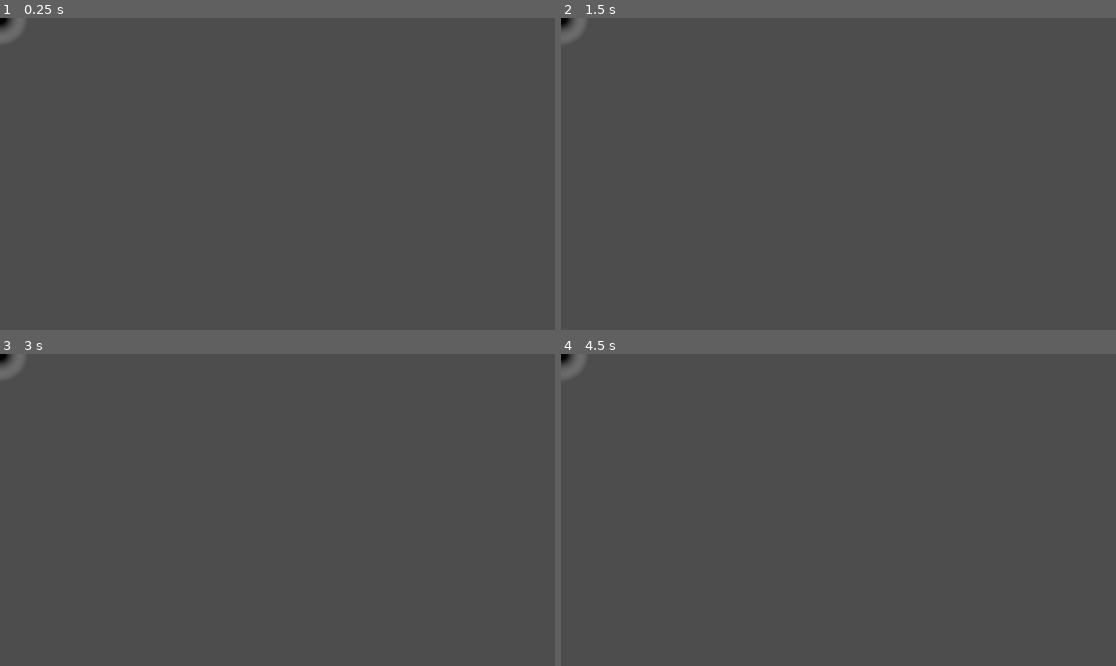
Above: before the commit, frames 1-4 (two rows, left to right).
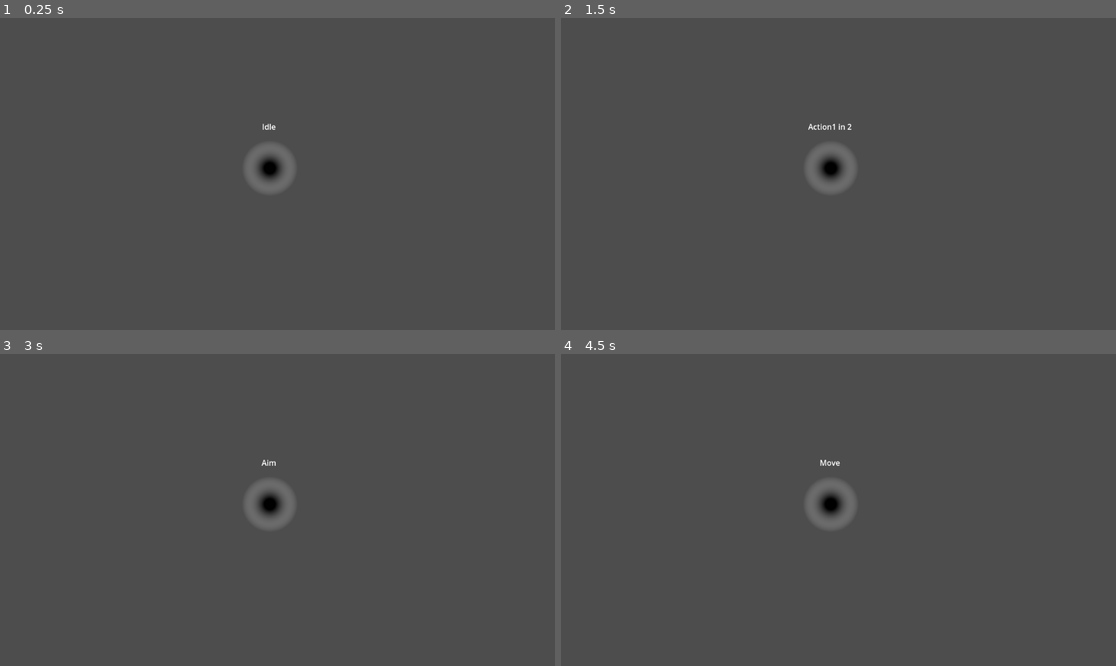
Above: after the commit, the same moments.

Repository: dwlee0802/ProbabilityShooter
Game: Godot game, scene res://Scenes/player_unit.tscn
The game is run twice, just before and just after one commit, with the same random seed, the same clock (stepped at 60 frames per second) and the same inputs. Before the commit the project has no main scene; this scene is started directly in both runs.
Inputs (mouse positions are in pixels of both pictures, inside the frame that each line leads up to):
- Up to frame 1 (0.25 s): no input
- Up to frame 2 (1.5 s): tap Enter at 0.5 s; move the mouse to (960, 158) at 0.52 s; tap Q (action_1, bound only after the commit) at 0.6 s; click (960, 158) at 0.8 s; tap Space at 1.25 s; move the mouse to (727, 189) at 1.27 s; click (727, 189) at 1.35 s
- Up to frame 3 (3 s): right-click (166, 525) at 1.55 s; tap Enter at 2 s; move the mouse to (333, 441) at 2.02 s; right-click (333, 441) at 2.1 s; tap Q (action_1, bound only after the commit) at 2.3, 2.85 s; tap Space at 2.75 s; move the mouse to (249, 572) at 2.77 s
- Up to frame 4 (4.5 s): click (810, 572) at 3.05 s; tap Enter at 3.5 s; move the mouse to (1005, 556) at 3.52 s; click (1005, 556) at 3.6 s; right-click (1005, 556) at 3.8 s; tap Escape (ui_cancel) at 4.15 s; move the mouse to (672, 463) at 4.27 s; right-click (672, 463) at 4.35 s

The runs differ from the first frame. In frame 1, 0.8% of the frame differs, in the area x 0-53%, y 0-56%; in frame 2, 0.9%; in frame 3, 0.8%; in frame 4, 0.9%.

Commit message:
State machine functionality for PlayerUnit.

Diff:
--- a/Scenes/States/State.gd
+++ b/Scenes/States/State.gd
@@ -6,22 +6,20 @@
 
 var animation_name: String
 
+enum Action {None, One, Two}
+
 
 func enter() -> void:
-	parent.animations.play(animation_name)
-
+	return
 
 func exit() -> void:
 	pass
 
-
-func process_input(event: InputEvent) -> State:
+func process_input(_event: InputEvent) -> State:
 	return null
 
-
-func process_frame(delta: float) -> State:
+func process_frame(_delta: float) -> State:
 	return null
 
-
-func process_physics(delta: float) -> State:
+func process_physics(_delta: float) -> State:
 	return null
--- a/Scenes/States/aim_state.gd
+++ b/Scenes/States/aim_state.gd
@@ -1,4 +1,32 @@
 extends State
 
 @export
-var attack_state: State
+var idle_state: State
+
+@export
+var action_1_state: State
+@export
+var action_2_state: State
+
+var action: Action = 0
+
+
+func enter() -> void:
+	super()
+	parent.state_label.text = "Aim"
+
+func process_input(event: InputEvent) -> State:
+	if Input.is_action_just_pressed('left_click'):
+		match action:
+			Action.None:
+				push_error("No action index in aim state.")
+				return idle_state
+			Action.One:
+				return action_1_state
+			Action.Two:
+				return action_2_state
+
+	if Input.is_action_just_pressed("ui_cancel"):
+		return idle_state
+
+	return null
--- a/Scenes/States/attack_state.gd
+++ b/Scenes/States/attack_state.gd
@@ -2,3 +2,29 @@
 
 @export
 var idle_state: State
+
+@onready
+var timer: Timer = $Timer
+
+
+func enter() -> void:
+	super()
+	parent.state_label.text = "Action1"
+	timer.start(2)
+
+func process_input(event: InputEvent) -> State:
+	if Input.is_action_just_pressed("ui_cancel"):
+		return idle_state
+
+	return null
+
+func process_frame(_delta: float) -> State:
+	parent.state_label.text = "Action1 in " + str(int(timer.time_left + 1))
+	return null
+
+func process_physics(_delta: float) -> State:
+	if timer.is_stopped():
+		print("action activated")
+		return idle_state
+
+	return null
--- a/Scenes/States/idle_state.gd
+++ b/Scenes/States/idle_state.gd
@@ -8,9 +8,17 @@
 
 func enter() -> void:
 	super()
-
+	parent.state_label.text = "Idle"
 
 func process_input(event: InputEvent) -> State:
+	# right clicking when Idle is move order
+	if Input.is_action_just_pressed('right_click'):
+		return move_state
+	# pressed action 1. go to action 1 aim mode
+	if Input.is_action_just_pressed("action_1"):
+		aim_state.action = Action.One
+		return aim_state
+
 	return null
 
 func process_physics(delta: float) -> State:
--- a/Scenes/States/move_state.gd
+++ b/Scenes/States/move_state.gd
@@ -2,3 +2,14 @@
 
 @export
 var idle_state: State
+
+func enter() -> void:
+	super()
+	parent.state_label.text = "Move"
+
+func process_input(event: InputEvent) -> State:
+	# right clicking when Idle is move order
+	if Input.is_action_just_pressed("ui_cancel"):
+		return idle_state
+
+	return null
--- a/Scenes/player_unit.gd
+++ b/Scenes/player_unit.gd
@@ -1,2 +1,21 @@
 extends Unit
 class_name PlayerUnit
+
+@onready
+var state_label: Label = $StateLabel
+
+@onready
+var state_machine: StateMachine = $StateMachine
+
+
+func _ready() -> void:
+	state_machine.init(self)
+
+func _unhandled_input(event: InputEvent) -> void:
+	state_machine.process_input(event)
+
+func _physics_process(delta: float) -> void:
+	state_machine.process_physics(delta)
+
+func _process(delta: float) -> void:
+	state_machine.process_frame(delta)
--- a/Scenes/player_unit.tscn
+++ b/Scenes/player_unit.tscn
@@ -22,6 +22,7 @@
 size = Vector2(128, 128)
 
 [node name="PlayerUnit" type="CharacterBody2D"]
+position = Vector2(560, 312)
 motion_mode = 1
 script = ExtResource("1_b776y")
 
@@ -32,7 +33,7 @@
 shape = SubResource("RectangleShape2D_0kanb")
 debug_color = Color(0, 0.6, 0.701961, 0.0784314)
 
-[node name="Label" type="Label" parent="."]
+[node name="StateLabel" type="Label" parent="."]
 offset_left = -61.0
 offset_top = -98.0
 offset_right = 58.0
@@ -41,8 +42,9 @@
 horizontal_alignment = 1
 vertical_alignment = 1
 
-[node name="StateMachine" type="Node" parent="."]
+[node name="StateMachine" type="Node" parent="." node_paths=PackedStringArray("starting_state")]
 script = ExtResource("2_us0md")
+starting_state = NodePath("Idle")
 
 [node name="Idle" type="Node" parent="StateMachine" node_paths=PackedStringArray("move_state", "aim_state")]
 script = ExtResource("3_2iym7")
@@ -51,12 +53,17 @@
 
 [node name="Move" type="Node" parent="StateMachine" node_paths=PackedStringArray("idle_state")]
 script = ExtResource("4_jlt6l")
-idle_state = NodePath(".")
+idle_state = NodePath("../Idle")
 
-[node name="Aim" type="Node" parent="StateMachine" node_paths=PackedStringArray("attack_state")]
+[node name="Aim" type="Node" parent="StateMachine" node_paths=PackedStringArray("idle_state", "action_1_state")]
 script = ExtResource("5_8ylnj")
-attack_state = NodePath("../Idle")
+idle_state = NodePath("../Idle")
+action_1_state = NodePath("../Action1")
 
-[node name="Attack" type="Node" parent="StateMachine" node_paths=PackedStringArray("idle_state")]
+[node name="Action1" type="Node" parent="StateMachine" node_paths=PackedStringArray("idle_state")]
 script = ExtResource("6_3pdj6")
 idle_state = NodePath("../Idle")
+
+[node name="Timer" type="Timer" parent="StateMachine/Action1"]
+process_callback = 0
+one_shot = true
--- a/Scenes/state_machine.gd
+++ b/Scenes/state_machine.gd
@@ -1,6 +1,7 @@
 extends Node
 class_name StateMachine
 
+@export
 var starting_state: State
 
 var current_state: State
--- a/project.godot
+++ b/project.godot
@@ -11,7 +11,30 @@
 [application]
 
 config/name="ProbabilityShooter"
+run/main_scene="res://Scenes/game.tscn"
 config/features=PackedStringArray("4.2", "Mobile")
+
+[input]
+
+right_click={
+"deadzone": 0.5,
+"events": [Object(InputEventMouseButton,"resource_local_to_scene":false,"resource_name":"","device":-1,"window_id":0,"alt_pressed":false,"shift_pressed":false,"ctrl_pressed":false,"meta_pressed":false,"button_mask":2,"position":Vector2(126, 16),"global_position":Vector2(130, 57),"factor":1.0,"button_index":2,"canceled":false,"pressed":true,"double_click":false,"script":null)
+]
+}
+action_1={
+"deadzone": 0.5,
+"events": [Object(InputEventKey,"resource_local_to_scene":false,"resource_name":"","device":-1,"window_id":0,"alt_pressed":false,"shift_pressed":false,"ctrl_pressed":false,"meta_pressed":false,"pressed":false,"keycode":0,"physical_keycode":81,"key_label":0,"unicode":113,"echo":false,"script":null)
+]
+}
+left_click={
+"deadzone": 0.5,
+"events": [Object(InputEventMouseButton,"resource_local_to_scene":false,"resource_name":"","device":-1,"window_id":0,"alt_pressed":false,"shift_pressed":false,"ctrl_pressed":false,"meta_pressed":false,"button_mask":1,"position":Vector2(74, 16),"global_position":Vector2(78, 57),"factor":1.0,"button_index":1,"canceled":false,"pressed":true,"double_click":false,"script":null)
+]
+}
+cancel={
+"deadzone": 0.5,
+"events": []
+}
 
 [rendering]
 
